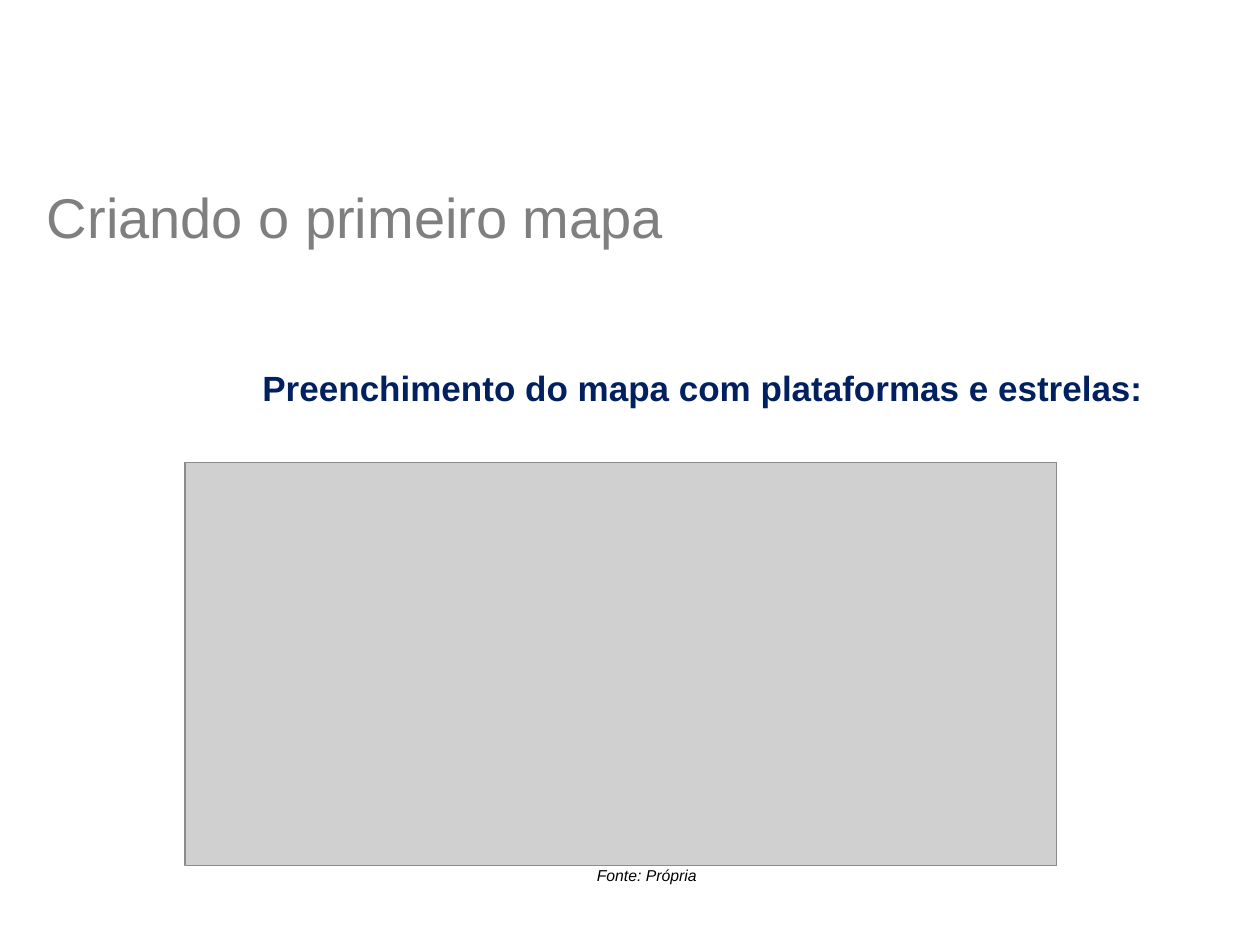
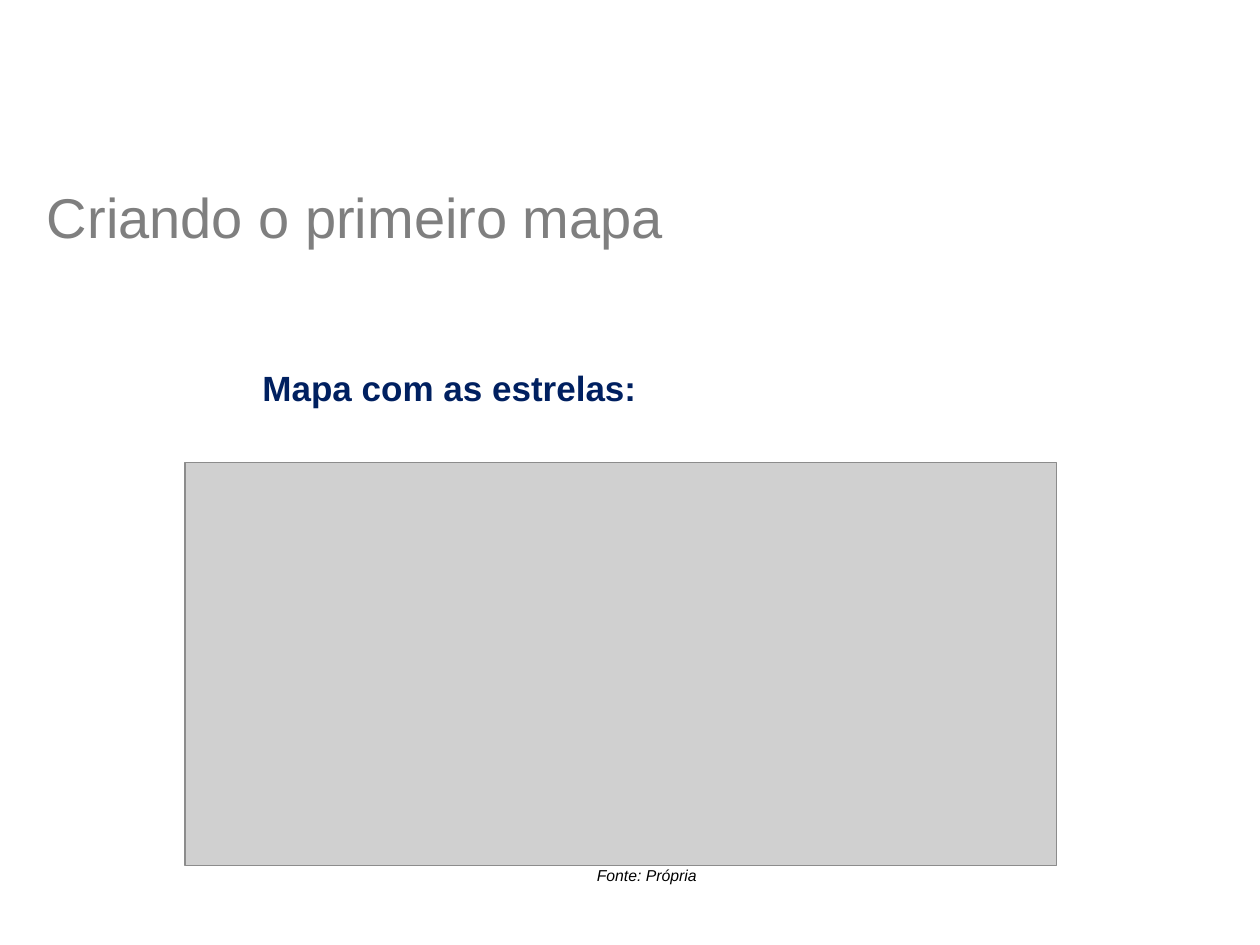
Before and after one commit to jucimarjr/html5games, a slide deck: slide 19 of phaser/tutorial - Tiled Map/Aula TiledMap.pptx. Drawn at 1260x945 pixels with LibreOffice and Linux fonts; fonts in the diff are those of the drawing; grey boxes stand for pictures; background and template pictures are left out. Boxes give left, top, right and bottom in pixels: in the first picture for what was removed or moved away, otherwise in the second. Text is boxed around its words. In the diff, an @@ line names an element or a change of style, - is before the commit and + after.

```diff
--- a/phaser/tutorial - Tiled Map/Aula TiledMap.pptx
+++ b/phaser/tutorial - Tiled Map/Aula TiledMap.pptx
@@ text at box(262, 375, 636, 408): text changed @@
-Preenchimento do mapa com plataformas e estrelas:
+Mapa com as estrelas:
```
Also in this commit, not shown: 3 other slides changed, 1 slide added, 14 other files.
